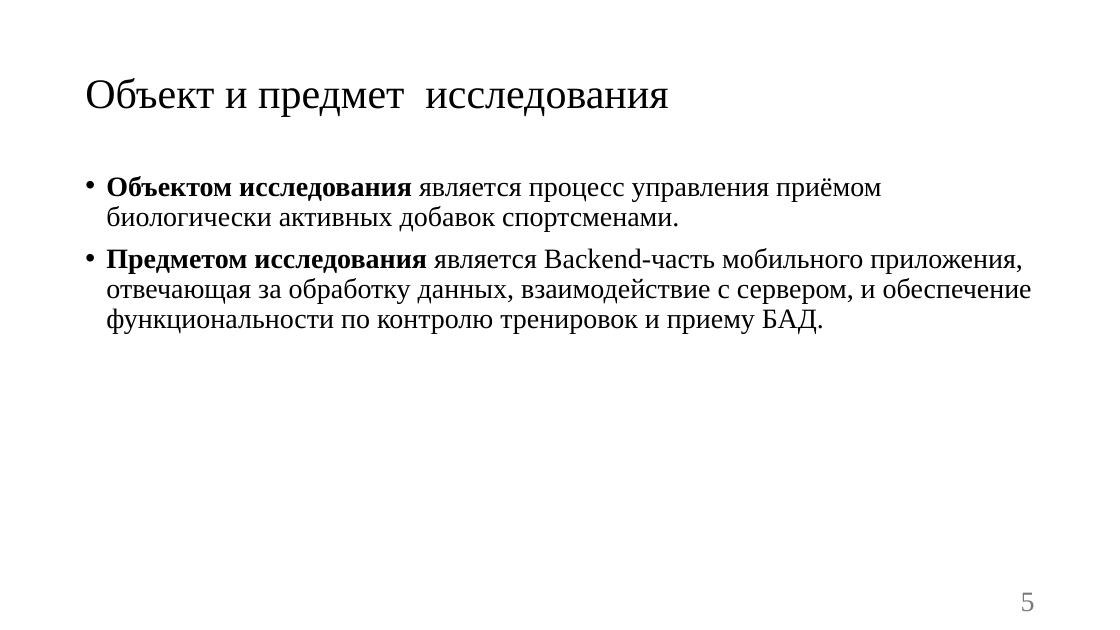
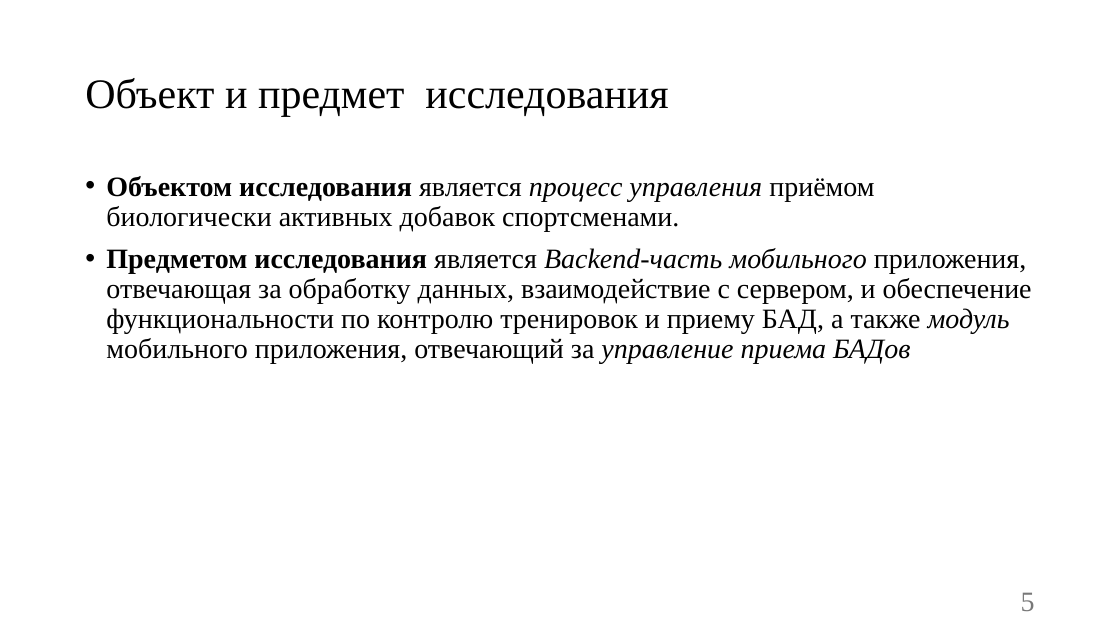
Before and after one commit to vadimgilka/SportApp, a slide deck: slide 5 of Documentation/Documentation Backend/Презентация-Чупинин-Антон-Павлович.pptx. Drawn at 1120x630 pixels with LibreOffice and Linux fonts; fonts in the diff are those of the drawing. Boxes give left, top, right and bottom in pixels: in the first picture for what was removed or moved away, otherwise in the second. Text is boxed around its words. In the diff, an @@ line names an element or a change of style, - is before the commit and + after.

```diff
--- a/Documentation/Documentation Backend/Презентация-Чупинин-Антон-Павлович.pptx
+++ b/Documentation/Documentation Backend/Презентация-Чупинин-Антон-Павлович.pptx
@@ text at [106,176,874,231]: italic on in "процесс управления" @@
@@ text at [106,248,1032,364]: text changed @@
-• Предметом исследования является Backend-часть мобильного приложения, отвечающая за обработку данных, взаимодействие с сервером, и обеспечение функциональности по контролю тренировок и приему БАД.
+• Предметом исследования является Backend-часть мобильного приложения, отвечающая за обработку данных, взаимодействие с сервером, и обеспечение функциональности по контролю тренировок и приему БАД, а также модуль мобильного приложения, отвечающий за управление приема БАДов
```
Also in this commit, not shown: 6 other slides changed, 6 slides added, 1 slide removed.
